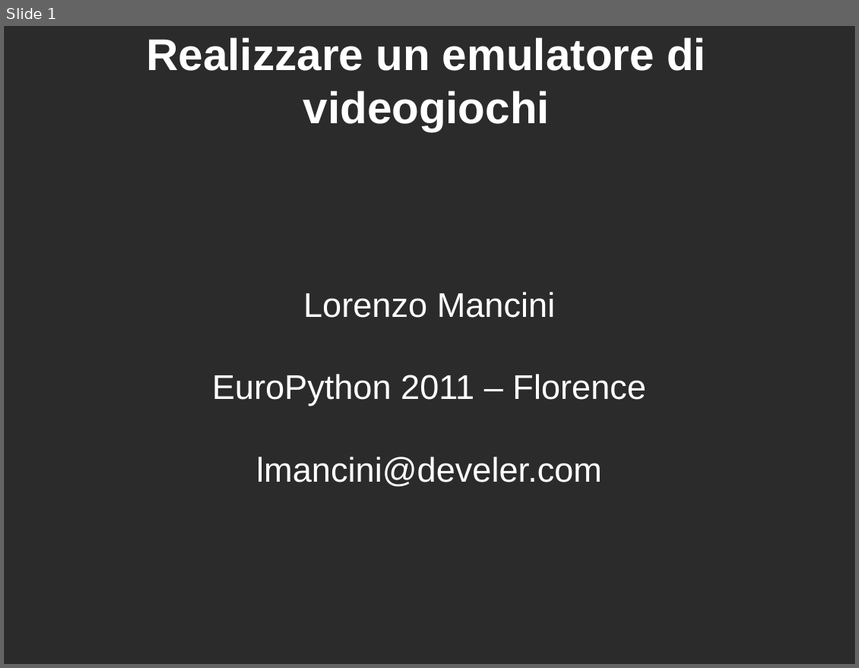
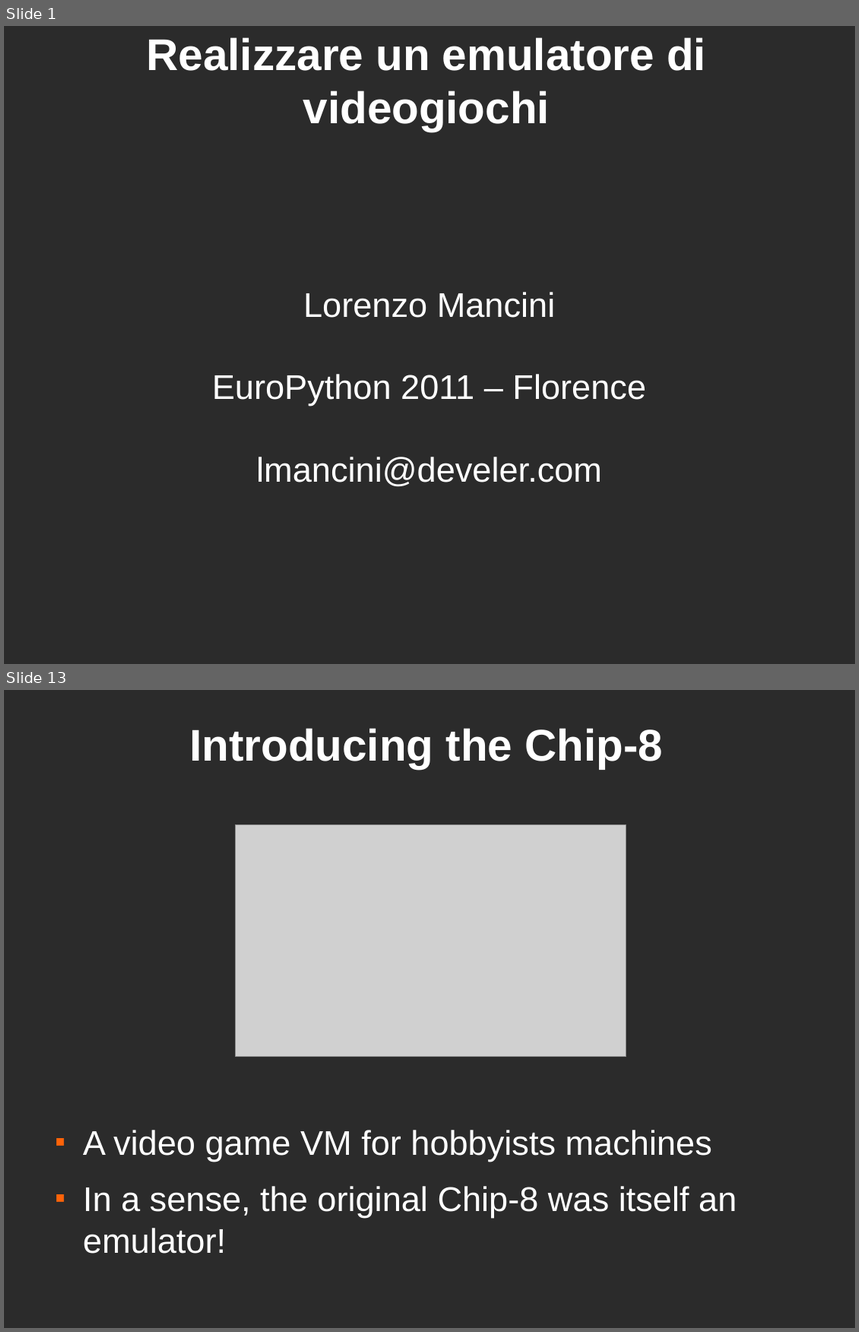
Before and after one commit to lmancini/py8, a slide deck: ep2011/emulatore.odp. Shown one above the other, each under a label of ours: slide 1 before the commit, slides 1 and 13 after it; the slides between them are not shown. The pictures are 859x668 and 859x1332 pixels, drawn with LibreOffice and Linux fonts; fonts in the diff are those of the drawing; grey boxes stand for pictures; background and template pictures are left out; a plain dark background stands for a picture behind light text. Boxes give left, top, right and bottom in pixels: in the first picture for what was removed or moved away, otherwise in the second. Text is boxed around its words. In the diff, an @@ line names an element or a change of style, - is before the commit and + after.

```diff
--- a/ep2011/emulatore.odp
+++ b/ep2011/emulatore.odp
@@ slide 13 added at box(4, 690, 855, 1328), background picture (left out) @@
@@ title added at box(189, 728, 663, 769), 41.4 pt, text #FFFFFF, bold @@
+Introducing the Chip-8
@@ picture added at box(236, 825, 626, 1057) @@
@@ text added at box(83, 1130, 737, 1254), 32 pt, text #FFFFFF @@
+■ A video game VM for hobbyists machines
+■ In a sense, the original Chip-8 was itself an emulator!
```
Also in this commit, not shown: 2 slides changed, 11 other slides added, 1 slide removed.
